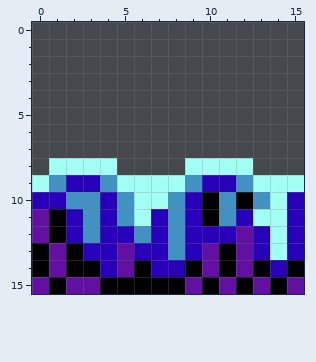
Two states of a pixel-art file, godot-project/sprite_aseprite/Terrains/terrain_platform_horizontal_top_center.aseprite. Above: the version before the commit.
16x16 pixels, 1 frame.
The result:
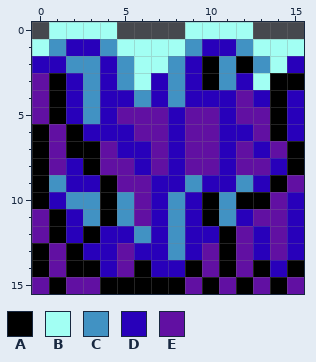
Palette (. is transparent): A #000000  B #a2fff3  C #4192c3  D #2800ba  E #6110a2
From old to new:
Changed rows in their new state; - is an unchanged pixel.
Layer "Layer 2":
first column x 0:
 0 -BBBB----BBBB---
 1 BCDDCBBBBCDDCBBB
 2 DDCCDCBBCDACACBD
 3 EADCDCBDCDACDBAA
 4 EADCDDCDCDDDEDAD
 5 EADCDEEEDEEDEEAD
 6 AEADDDEEDEEDDEAD
 7 AEAAEDDEDEEDEDEA
 8 AEDAEEDEDEEDEEDA
 9 A---AEEDD----DAE
10 A---A-ED-----AE-
11 ----A-E------EE-
12 ---A-------A--E-
13 --------------E-
Boxes around the changes in both pictures, in picture pixels (x1, y1, x2, y2):
changed: (32, 22, 304, 260)
